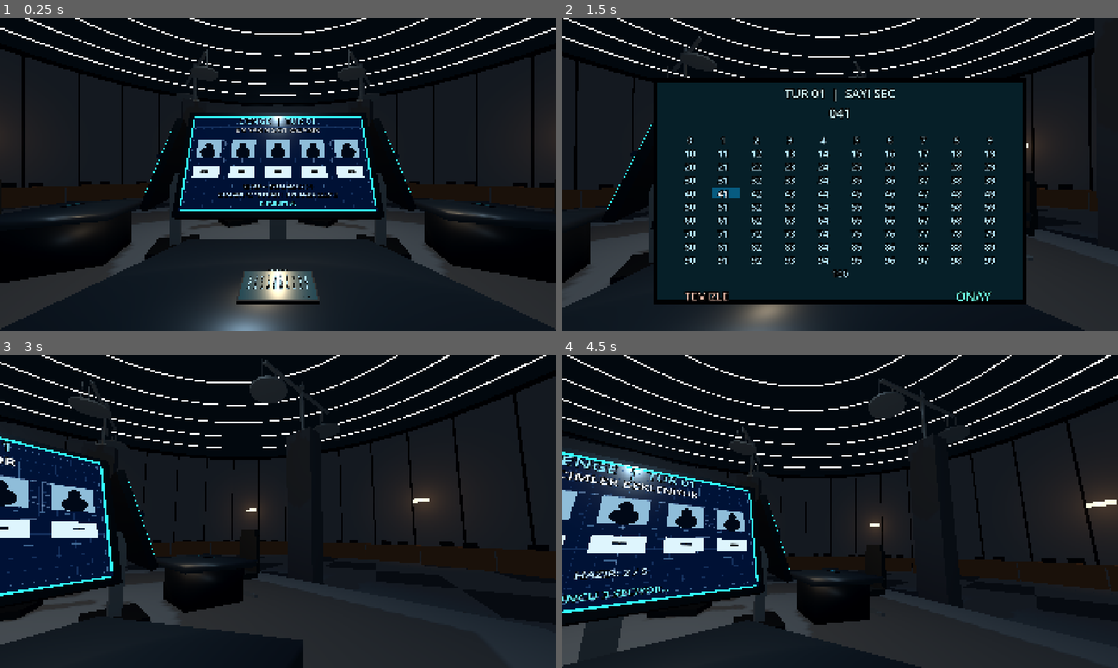
Above: before the commit, frames 1-4 (two rows, left to right).
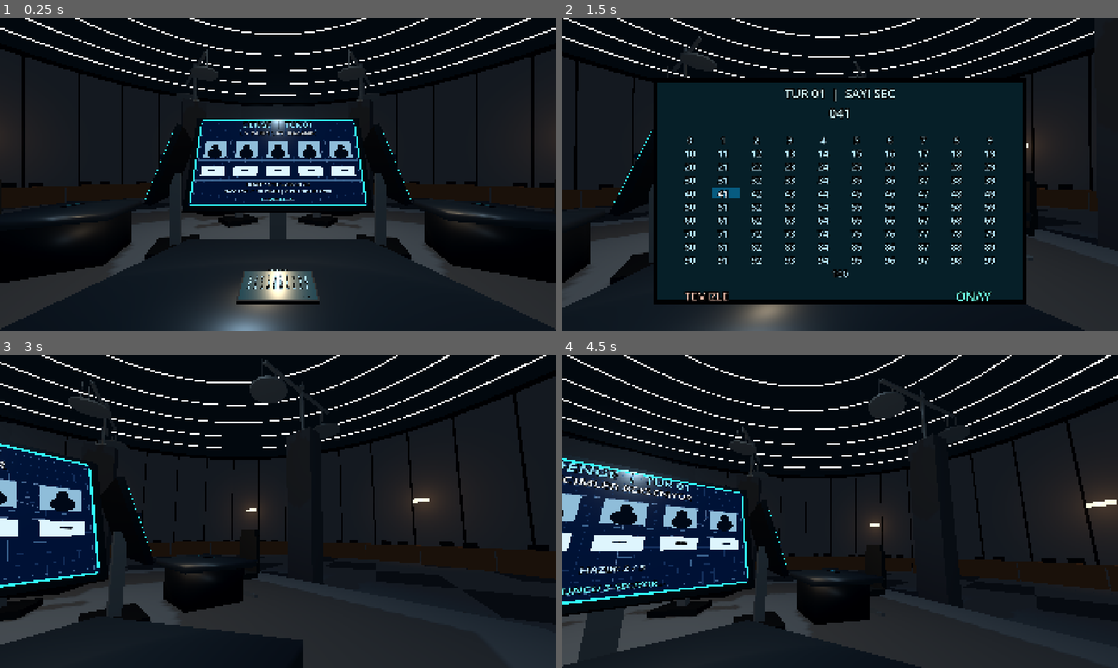
Above: after the commit, the same moments.

Repository: SerkanAydin06/DENGE
Game: Godot game, scene res://scenes/game_room.tscn
Same seed, same stepped clock (60 frames per second), same inputs: the game is played once before the commit and once after it.
Inputs (mouse positions are in pixels of both pictures, inside the frame that each line leads up to):
- Up to frame 1 (0.25 s): no input
- Up to frame 2 (1.5 s): tap Enter at 0.5 s; move the mouse to (867, 174) at 0.52 s; tap E at 0.6 s; click (867, 174) at 0.67 s; tap Space at 1.25 s; move the mouse to (728, 190) at 1.27 s; tap 0 at 1.35 s; click (728, 190) at 1.42 s
- Up to frame 3 (3 s): tap Enter at 2 s; move the mouse to (333, 442) at 2.02 s; tap 9 at 2.1 s; click (333, 442) at 2.17 s; tap Space at 2.75 s; move the mouse to (272, 517) at 2.77 s; tap Backspace at 2.85 s; click (272, 517) at 2.92 s
- Up to frame 4 (4.5 s): tap Enter at 3.5, 3.6 s; move the mouse to (878, 514) at 3.52 s; click (878, 514) at 3.67 s; tap Space at 4.25 s; move the mouse to (795, 508) at 4.27 s; tap Keypad Enter at 4.35 s; click (795, 508) at 4.42 s

The runs differ from the first frame. In frame 1, 6.2% of the frame differs, in the area x 25-75%, y 30-70%; in frame 2, 0.2%; in frame 3, 4.4%; in frame 4, 7.1%, in the area x 0-41%, y 30-87%.

Commit message:
Scale whole in-world result screen down from 88% to 80%, retaining authored stand and display layout

Diff:
--- a/scenes/props/player_station.tscn
+++ b/scenes/props/player_station.tscn
@@ -903,7 +903,7 @@
 mesh = SubResource("b_ResultColumn")
 
 [node name="ResultMonitor" type="Node3D" parent="ResultDisplay" unique_id=1235211843]
-transform = Transform3D(0.88, 0, 0, 0, 0.8269295, 0.3009777, 0, -0.3009777, 0.8269295, 0, 1.58, 0)
+transform = Transform3D(0.8, 0, 0, 0, 0.7517541, 0.2736161, 0, -0.2736161, 0.7517541, 0, 1.58, 0)
 
 [node name="MonitorBezel" type="MeshInstance3D" parent="ResultDisplay/ResultMonitor" unique_id=401473221]
 material_override = ExtResource("m_dark_metal")
